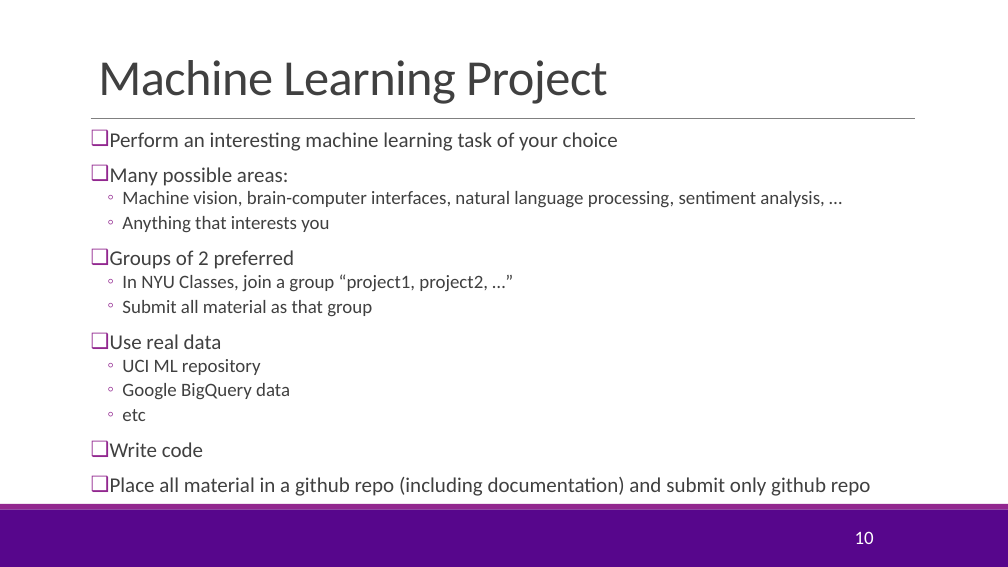
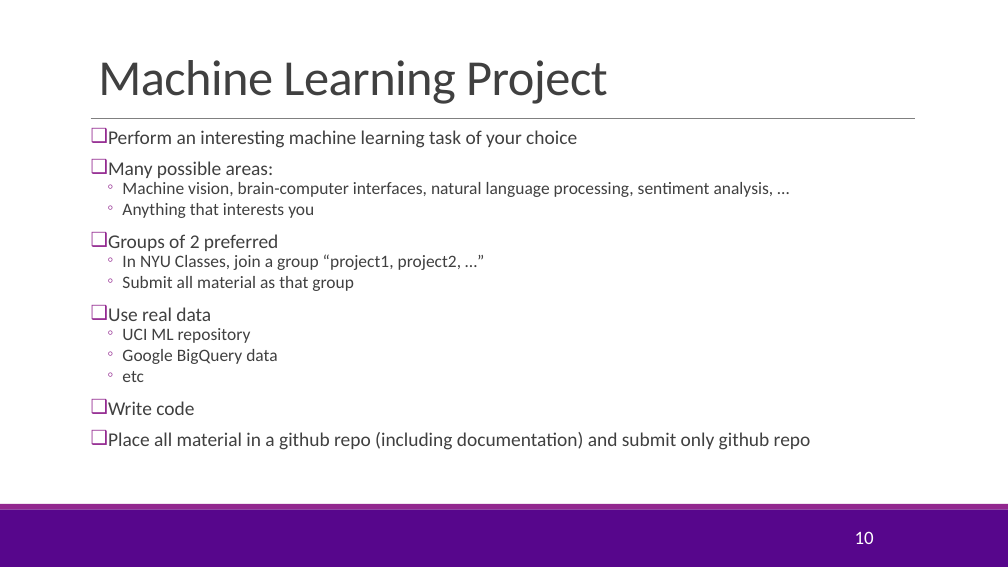
Before and after one commit to pliugithub/MachineLearning, a slide deck: slide 10 of lectures/CourseAdmin.pptx. Drawn at 1008x567 pixels with LibreOffice and Linux fonts; fonts in the diff are those of the drawing; background and template pictures are left out. Boxes give left, top, right and bottom in pixels: in the first picture for what was removed or moved away, otherwise in the second. Text is boxed around its words. In the diff, an @@ line names an element or a change of style, - is before the commit and + after.

```diff
--- a/lectures/CourseAdmin.pptx
+++ b/lectures/CourseAdmin.pptx
@@ text "Perform an interesting machine learning ..." at (108, 130, 811, 450): size 20 to 18.5 pt in "Perform an interesting machine learning task of ...", "Many possible areas:", "Groups of 2 preferred", "Use real data" and 2 more places; size 18 to 16.6 pt in "Machine vision, brain-computer interfaces, natural language  ...", "Anything that interests you", "In NYU Classes, join a group “project1, ...", "Submit all material as that group" and 3 more places; line spacing 0.8 to 0.7 @@
```
Also in this commit, not shown: 2 other slides changed, 2 other files.
